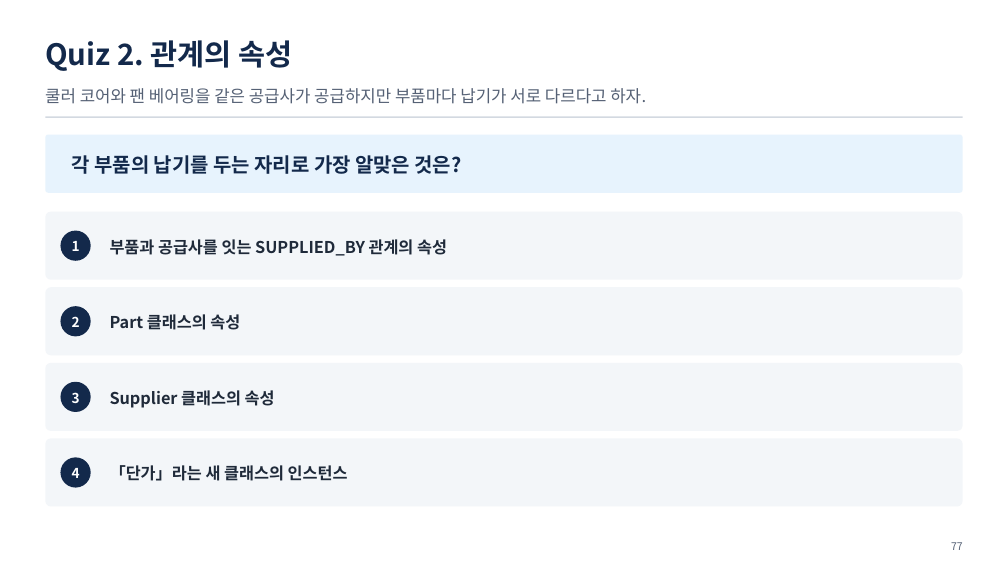
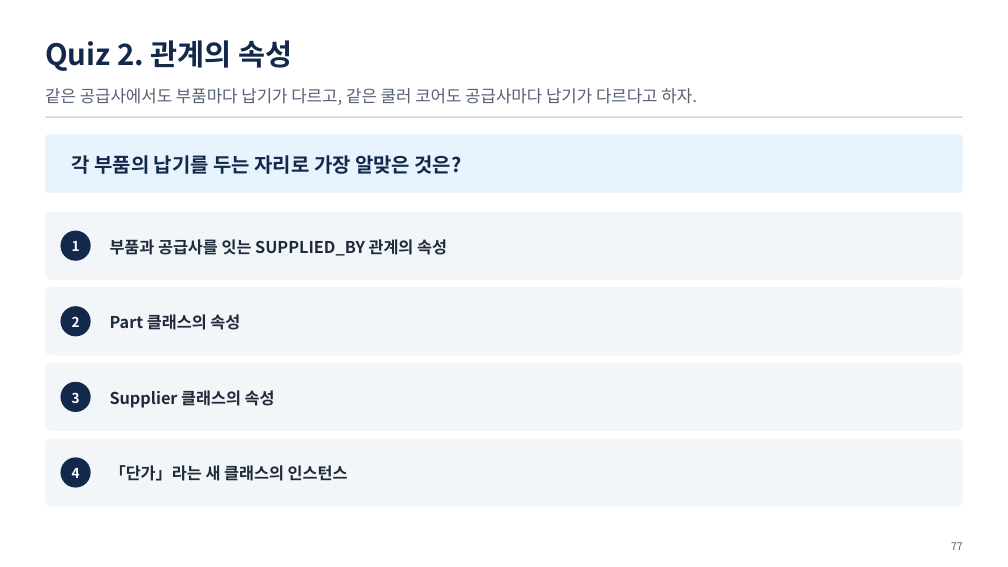
Before and after one commit to uengine-oss/hyd-iot-edu, a slide deck: slide 77 of workspace/강의제작/산출물/통합반/이론/02회차/통합반_02일차.pptx. Drawn at 1008x567 pixels with LibreOffice and Linux fonts; fonts in the diff are those of the drawing. Boxes give left, top, right and bottom in pixels: in the first picture for what was removed or moved away, otherwise in the second. Text is boxed around its words. In the diff, an @@ line names an element or a change of style, - is before the commit and + after.

```diff
--- a/workspace/강의제작/산출물/통합반/이론/02회차/통합반_02일차.pptx
+++ b/workspace/강의제작/산출물/통합반/이론/02회차/통합반_02일차.pptx
@@ text at bbox=[45, 88, 697, 105]: text changed @@
-쿨러 코어와 팬 베어링을 같은 공급사가 공급하지만 부품마다 납기가 서로 다르다고 하자.
+같은 공급사에서도 부품마다 납기가 다르고, 같은 쿨러 코어도 공급사마다 납기가 다르다고 하자.
```
Also in this commit, not shown: 7 other slides changed, 11 other files.
